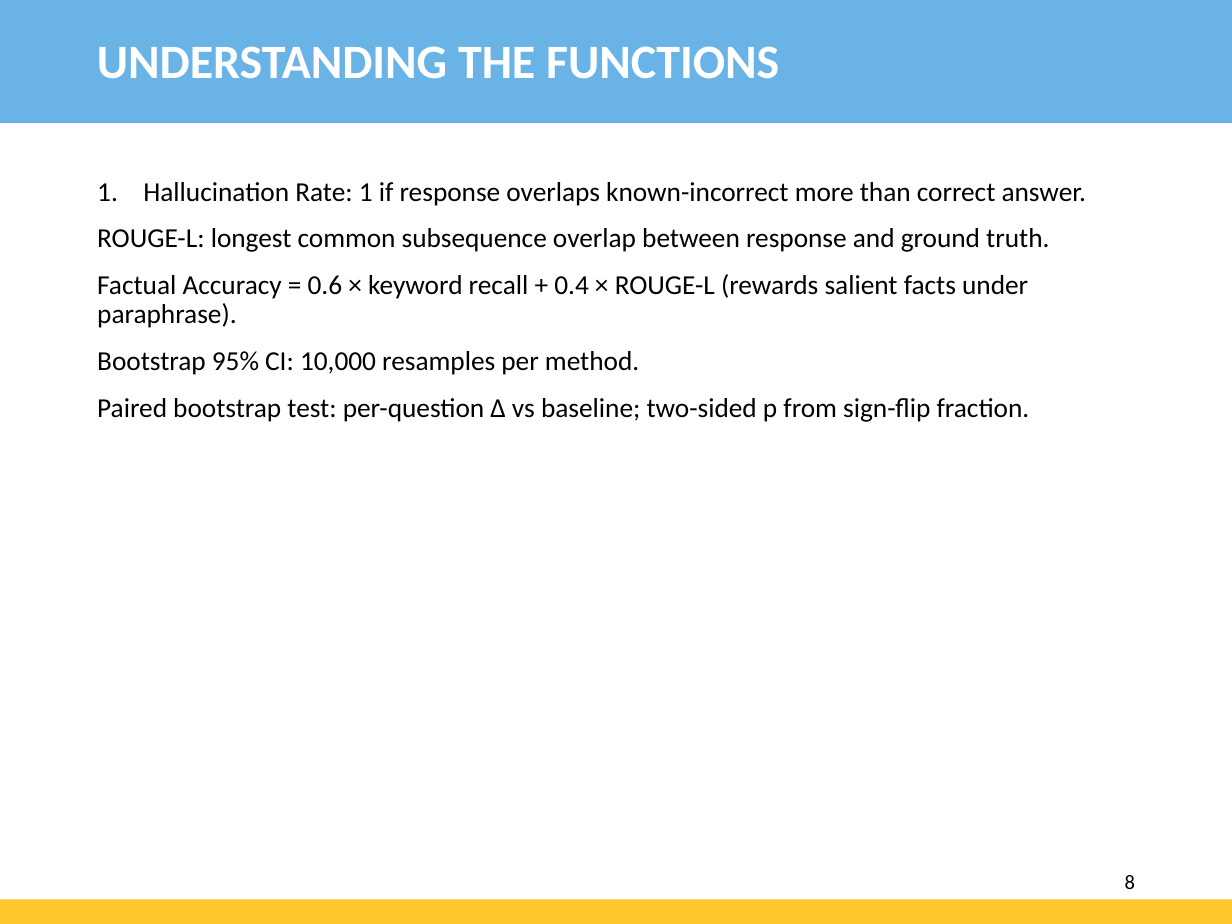
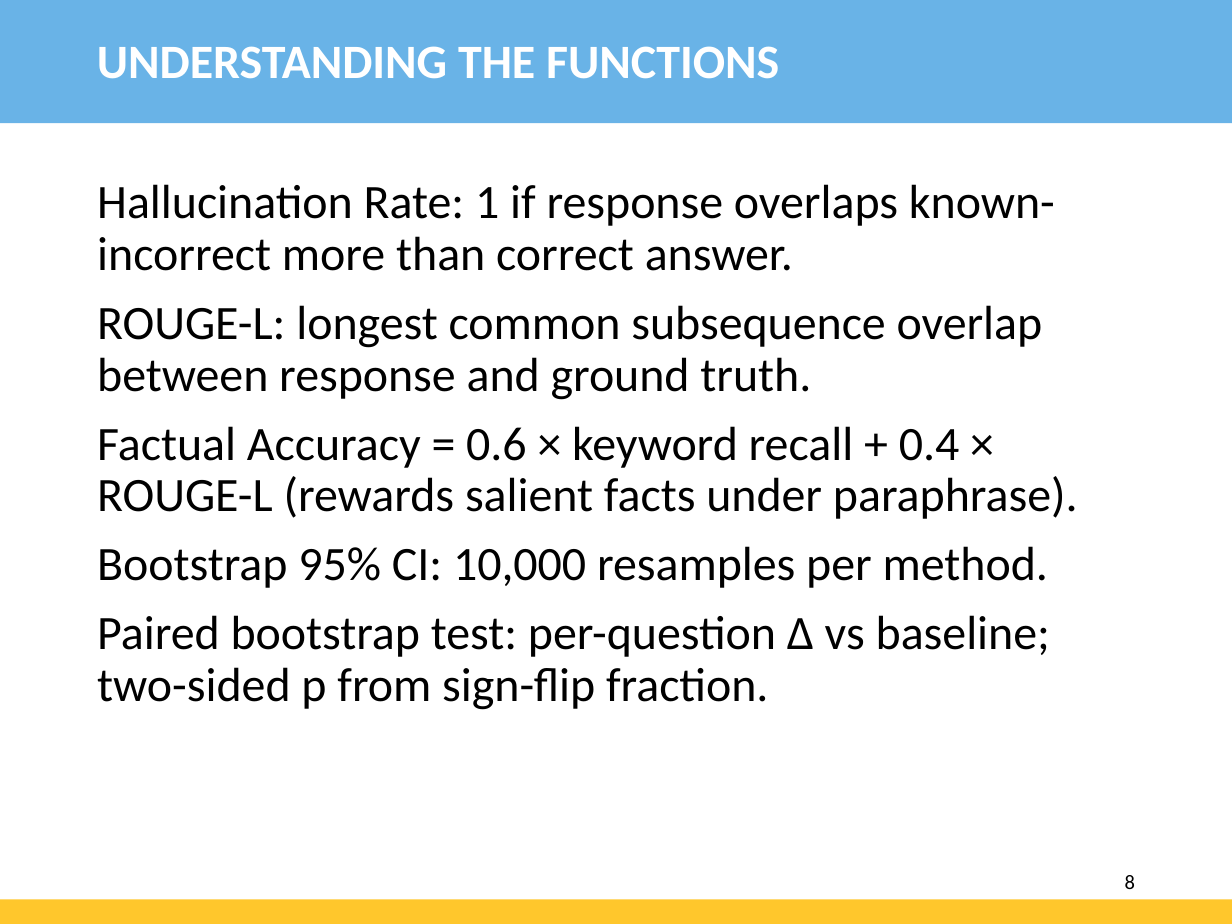
Before and after one commit to emigama01/Hallucination-Reduction, a slide deck: slide 8 of AI700-Final-PPT-Hallucination-LLM.pptx. Drawn at 1232x924 pixels with LibreOffice and Linux fonts; fonts in the diff are those of the drawing; background and template pictures are left out. Boxes give left, top, right and bottom in pixels: in the first picture for what was removed or moved away, otherwise in the second. Text is boxed around its words. In the diff, an @@ line names an element or a change of style, - is before the commit and + after.

```diff
--- a/AI700-Final-PPT-Hallucination-LLM.pptx
+++ b/AI700-Final-PPT-Hallucination-LLM.pptx
@@ text "Hallucination Rate: 1 if response ..." at box(97, 184, 1078, 710): size 16 to 28 pt; bullet 1. to none @@
```
Also in this commit, not shown: 9 other slides changed, 3 other files.
